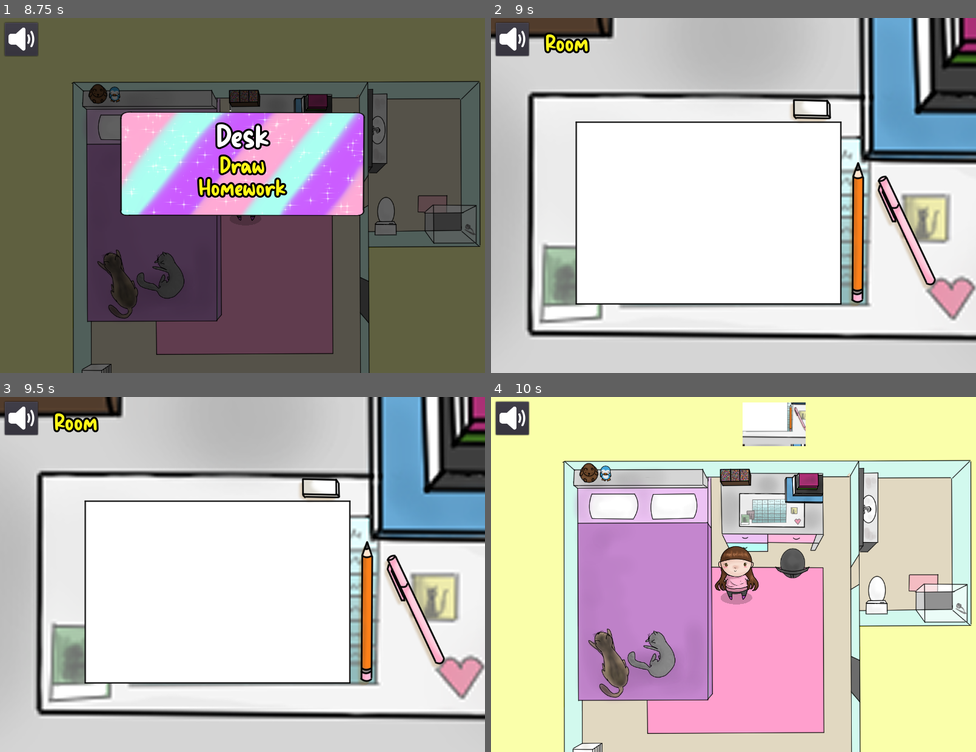
Above: before the commit, frames 1-4 (two rows, left to right).
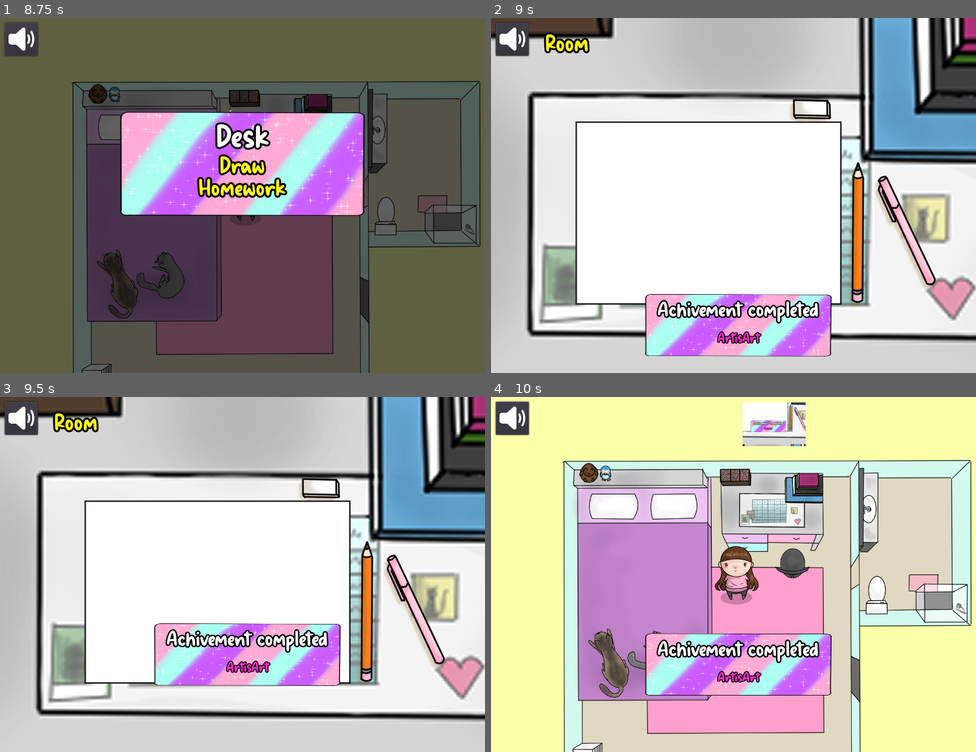
Above: after the commit, the same moments.

Repository: A-Walrus/Jessy
Game: Godot game, scene res://Scenes/World.tscn
Two runs of this game, one before a commit and one after it. Both use one fixed random seed, a clock stepped at 60 frames per second and the inputs below. Sound files missing from this copy of the repository are replaced by a short silence.
Inputs (mouse positions are in pixels of both pictures, inside the frame that each line leads up to):
- Up to frame 1 (8.75 s): tap Enter (ui_accept) at 0.5, 2.3, 5.3, 6.5, 6.77, 6.8, 7.07, 8.1 s; drag from (451, 227) to (150, 174) at 0.52 s; drag from (53, 177) to (354, 231) at 1.27 s; move the mouse to (126, 287) at 2.02 s; press the mouse at (126, 287) at 2.03 s; release the mouse at (126, 287) at 2.75 s; drag from (310, 312) to (150, 74) at 2.77 s; drag from (320, 64) to (135, 262) at 3.52 s; drag from (286, 74) to (63, 117) at 4.27 s; move the mouse to (135, 156) at 5.02 s; press the mouse at (135, 156) at 5.03 s; tap Escape (escape) at 5.65 s; release the mouse at (135, 156) at 5.75 s; drag from (169, 106) to (315, 124) at 5.77 s; move the mouse to (349, 177) at 6.52 s; press the mouse at (349, 177) at 6.53 s; release the mouse at (349, 177) at 7.25 s; drag from (145, 213) to (194, 131) at 7.27 s; move the mouse to (291, 117) at 8.02 s; click (291, 117) at 8.17 s
- Up to frame 2 (9 s): click "Draw" at 8.75 s
- Up to frame 3 (9.5 s): no input
- Up to frame 4 (10 s): click "Room" at 9.5 s

Frame 1 is identical in both runs. In frame 2, 6.2% of the frame differs, in the area x 31-71%, y 77-96%; in frame 3, 6.3%, in the area x 31-71%, y 63-82%; in frame 4, 6.1%.

Commit message:
finished achievement system
finished applying the modify_achievements to every achievement and fixing the tween loop.

Diff:
--- a/Jessy/Scenes/Bed.tscn
+++ b/Jessy/Scenes/Bed.tscn
@@ -4,7 +4,6 @@
 [ext_resource path="res://Art/Temp/JESSY.SLEEP.png" type="Texture" id=2]
 [ext_resource path="res://Scripts/Bed.gd" type="Script" id=3]
 [ext_resource path="res://Camera2D.tscn" type="PackedScene" id=4]
-
 
 [sub_resource type="SpriteFrames" id=1]
 animations = [ {
--- a/Jessy/Scenes/CanvasLayer.gd
+++ b/Jessy/Scenes/CanvasLayer.gd
@@ -14,15 +14,15 @@
 "pet sammy":{"total":120, "description":"pet semy for 2 minutes", "accomplished":0, "name":"pet sammy", "done":0},
 "GamerJess123":{"total":20, "description":"play a random game 20 times", "accomplished":0, "name":"GamerJess123", "done":0},
 "ArtisArt":{"total":1, "description":"draw something", "accomplished":0, "name":"ArtisArt", "done":0},
-"Beautyful":{"total":10, "description":"draw something 10 times", "accomplished":0, "name":"Beautyful", "done":0},
+"Beautiful":{"total":10, "description":"draw something 10 times", "accomplished":0, "name":"Beautiful", "done":0},
 "I can see now":{"total":1, "description":"cut your bangs", "accomplished":0, "name":"I can see now", "done":0},
 "I'm pretty":{"total":1, "description":"do your makeup", "accomplished":0, "name":"I'm pretty", "done":0},
 "I'm pretty very very":{"total":5, "description":"do your makeup 5 times", "accomplished":0, "name":"I'm pretty very very", "done":0},
 "MY HAIR":{"total":8, "description":"cut your bangs 8 times", "accomplished":0, "name":"MY HAIR", "done":0},
-"bullied by ron":{"total":120, "description":"play brawlhalla for 2 minutes", "accomplished":0, "name":"bullied by ron", "done":0},
+"bullied by ron":{"total":6, "description":"play brawlhalla 6 times", "accomplished":0, "name":"bullied by ron", "done":0},
 "clean jessy":{"total":1, "description":"go to the shower", "accomplished":0, "name":"clean jessy", "done":0},
-"very clean jessy":{"total":6, "description":"go to the shower 6 times", "accomplished":0, "name":"very clean jessy", "done":0},
-"instajess":{"total":120, "description":"be on instagram for 2 minutes", "accomplished":0, "name":"instajess", "done":0},
+"jessy not masrihoola":{"total":6, "description":"go to the shower 6 times", "accomplished":0, "name":"jessy not masrihoola", "done":0},
+"instajess":{"total":15, "description":"enter instagram 15 times", "accomplished":0, "name":"instajess", "done":0},
 "Pepepopo":{"total":1, "description":"go to the toilet", "accomplished":0, "name":"Pepepopo", "done":0},
 "PEPEPOPO":{"total":10, "description":"go to the toilet 10 times", "accomplished":0, "name":"PEPEPOPO", "done":0},
 "happy mom":{"total":1, "description":"clean your room ", "accomplished":0, "name":"happy mom", "done":0},
--- a/Jessy/Scenes/Drawing.tscn
+++ b/Jessy/Scenes/Drawing.tscn
@@ -8,8 +8,6 @@
 [ext_resource path="res://Scenes/Clickable.tscn" type="PackedScene" id=6]
 [ext_resource path="res://Scenes/Brushes/Pencil.tscn" type="PackedScene" id=7]
 [ext_resource path="res://Scripts/get_drawing.gd" type="Script" id=8]
-
-
 
 [node name="Drawing" type="Node"]
 script = ExtResource( 1 )
--- a/Jessy/Scenes/World.tscn
+++ b/Jessy/Scenes/World.tscn
@@ -194,6 +194,7 @@
 "_edit_use_anchors_": false
 }
 scene = "Phone"
+Pscene = "random game"
 globals = [ [ "random", "r" ] ]
 mode = "CG"
 
@@ -207,6 +208,7 @@
 "_edit_use_anchors_": false
 }
 scene = "Phone"
+Pscene = "brawlhalla"
 globals = [ [ "random", "4" ] ]
 mode = "CG"
 
@@ -220,6 +222,7 @@
 "_edit_use_anchors_": false
 }
 scene = "Phone"
+Pscene = "instagram"
 globals = [ [ "random", "5" ] ]
 mode = "CG"
 
@@ -464,6 +467,7 @@
 }
 show = [ NodePath("../../../Phone") ]
 hide = [ NodePath("../..") ]
+scene = "phone"
 mode = "SH"
 
 [node name="bother people" type="Button" parent="CanvasLayer/UI/Bed/V"]
@@ -478,6 +482,7 @@
 }
 show = [ NodePath("../../../Call") ]
 hide = [ NodePath("../..") ]
+scene = "Bother"
 mode = "SH"
 
 [node name="Desk" type="Control" parent="CanvasLayer/UI"]
--- a/Jessy/Scripts/Bed.gd
+++ b/Jessy/Scripts/Bed.gd
@@ -1,5 +1,8 @@
 extends AnimatedSprite
 
+var time_start = 0
+var time_end = 0
+var time_sleep
 
 func _ready():
 	play()
@@ -7,10 +10,15 @@
 func _on_AnimatedSprite_animation_finished():
 	stop()
 	frame=1
+	time_start = OS.get_unix_time()
 
 func _input(event):
 	if Input.is_action_just_pressed("click"):
 		frame=0
+		time_end = OS.get_unix_time()
+		time_sleep = time_end - time_start
+		var seconds = time_sleep % 60
+		Achievements.get_node('a').modify_achievements("goodbye world" ,seconds)
 		$Timer.start()
 
 
--- a/Jessy/Scripts/Button.gd
+++ b/Jessy/Scripts/Button.gd
@@ -3,6 +3,7 @@
 export (Array, NodePath) var show = []
 export (Array, NodePath) var hide = []
 export  (String)  var  scene
+export  (String)  var  Pscene
 export (Array,Array) var globals
 export (Array,Array) var functions
 
@@ -14,6 +15,21 @@
 func pressed():
 	if not Globals.justClicked:
 		if mode.find('C')!=-1:
+			if scene == "Haircut":
+				Achievements.get_node('a').modify_achievements("MY HAIR" ,1)
+				Achievements.get_node('a').modify_achievements("I can see now" ,1)
+			if scene == "Makeup":
+				Achievements.get_node('a').modify_achievements("I'm pretty" ,1)
+				Achievements.get_node('a').modify_achievements("I'm pretty very very" ,1)
+			if scene == "Drawing":
+				Achievements.get_node('a').modify_achievements("ArtisArt" ,1)
+				Achievements.get_node('a').modify_achievements("Beautiful" ,1)
+			if Pscene == "random game":
+				Achievements.get_node('a').modify_achievements("GamerJess123" ,1)
+			if Pscene == "brawlhalla":
+				Achievements.get_node('a').modify_achievements("bullied by ron" ,1)
+			if Pscene == "instagram":
+				Achievements.get_node('a').modify_achievements("instajess" ,1)
 			get_tree().change_scene("res://Scenes/"+scene+".tscn")
 			if get_node("/root/World/Navigation2D/Jessy")!=null:
 				Globals.lastpos = get_node("/root/World/Navigation2D/Jessy").position
--- a/Jessy/Scripts/Clickable.gd
+++ b/Jessy/Scripts/Clickable.gd
@@ -17,9 +17,12 @@
 				if scene == "Bathroom":
 					Achievements.get_node('a').modify_achievements("Pepepopo" ,1)
 					Achievements.get_node('a').modify_achievements("PEPEPOPO" ,1)
+				if scene == "Clean Room":
+					Achievements.get_node('a').modify_achievements("happy mom" ,1)
+					Achievements.get_node('a').modify_achievements("happy mom very very" ,1)
 				if scene == "Shower":
 					Achievements.get_node('a').modify_achievements("clean jessy" ,1)
-					Achievements.get_node('a').modify_achievements("very clean jessy" ,1)
+					Achievements.get_node('a').modify_achievements("jessy not masrihoola" ,1)
 				if get_node("/root/World/Navigation2D/Jessy")!=null:
 					Globals.lastpos = get_node("/root/World/Navigation2D/Jessy").position
 			elif mode=="S":
--- a/Jessy/Scripts/slideshow.gd
+++ b/Jessy/Scripts/slideshow.gd
@@ -7,5 +7,7 @@
 			var a =frame
 			frame+=1
 			if frame==a:
+				Achievements.get_node('a').modify_achievements("suicidal thoughts" ,1)
+				Achievements.get_node('a').modify_achievements("JESSY DONT DO IT" ,1)
 				get_tree().change_scene("res://Scenes/World.tscn")
 		Globals.justClicked
--- a/Jessy/achievements/achievements.json
+++ b/Jessy/achievements/achievements.json
@@ -7,15 +7,15 @@
 "pet sammy":{"total":120, "description":"pet semy for 2 minutes", "accomplished":0, "name":"pet sammy", "done":0},
 "GamerJess123":{"total":20, "description":"play a random game 20 times", "accomplished":0, "name":"GamerJess123", "done":0},
 "ArtisArt":{"total":1, "description":"draw something", "accomplished":0, "name":"ArtisArt", "done":0},
-"Beautyful":{"total":10, "description":"draw something 10 times", "accomplished":0, "name":"Beautyful", "done":0},
+"Beautiful":{"total":10, "description":"draw something 10 times", "accomplished":0, "name":"Beautiful", "done":0},
 "I can see now":{"total":1, "description":"cut your bangs", "accomplished":0, "name":"I can see now", "done":0},
 "I'm pretty":{"total":1, "description":"do your makeup", "accomplished":0, "name":"I'm pretty", "done":0},
 "I'm pretty very very":{"total":5, "description":"do your makeup 5 times", "accomplished":0, "name":"I'm pretty very very", "done":0},
 "MY HAIR":{"total":8, "description":"cut your bangs 8 times", "accomplished":0, "name":"MY HAIR", "done":0},
-"bullied by ron":{"total":120, "description":"play brawlhalla for 2 minutes", "accomplished":0, "name":"bullied by ron", "done":0},
+"bullied by ron":{"total":6, "description":"play brawlhalla 6 times", "accomplished":0, "name":"bullied by ron", "done":0},
 "clean jessy":{"total":1, "description":"go to the shower", "accomplished":0, "name":"clean jessy", "done":0},
-"very clean jessy":{"total":6, "description":"go to the shower 6 times", "accomplished":0, "name":"very clean jessy", "done":0},
-"instajess":{"total":120, "description":"be on instagram for 2 minutes", "accomplished":0, "name":"instajess", "done":0},
+"jessy not masrihoola":{"total":6, "description":"go to the shower 6 times", "accomplished":0, "name":"jessy not masrihoola", "done":0},
+"instajess":{"total":15, "description":"enter instagram 15 times", "accomplished":0, "name":"instajess", "done":0},
 "Pepepopo":{"total":1, "description":"go to the toilet", "accomplished":0, "name":"Pepepopo", "done":0},
 "PEPEPOPO":{"total":10, "description":"go to the toilet 10 times", "accomplished":0, "name":"PEPEPOPO", "done":0},
 "happy mom":{"total":1, "description":"clean your room ", "accomplished":0, "name":"happy mom", "done":0},
